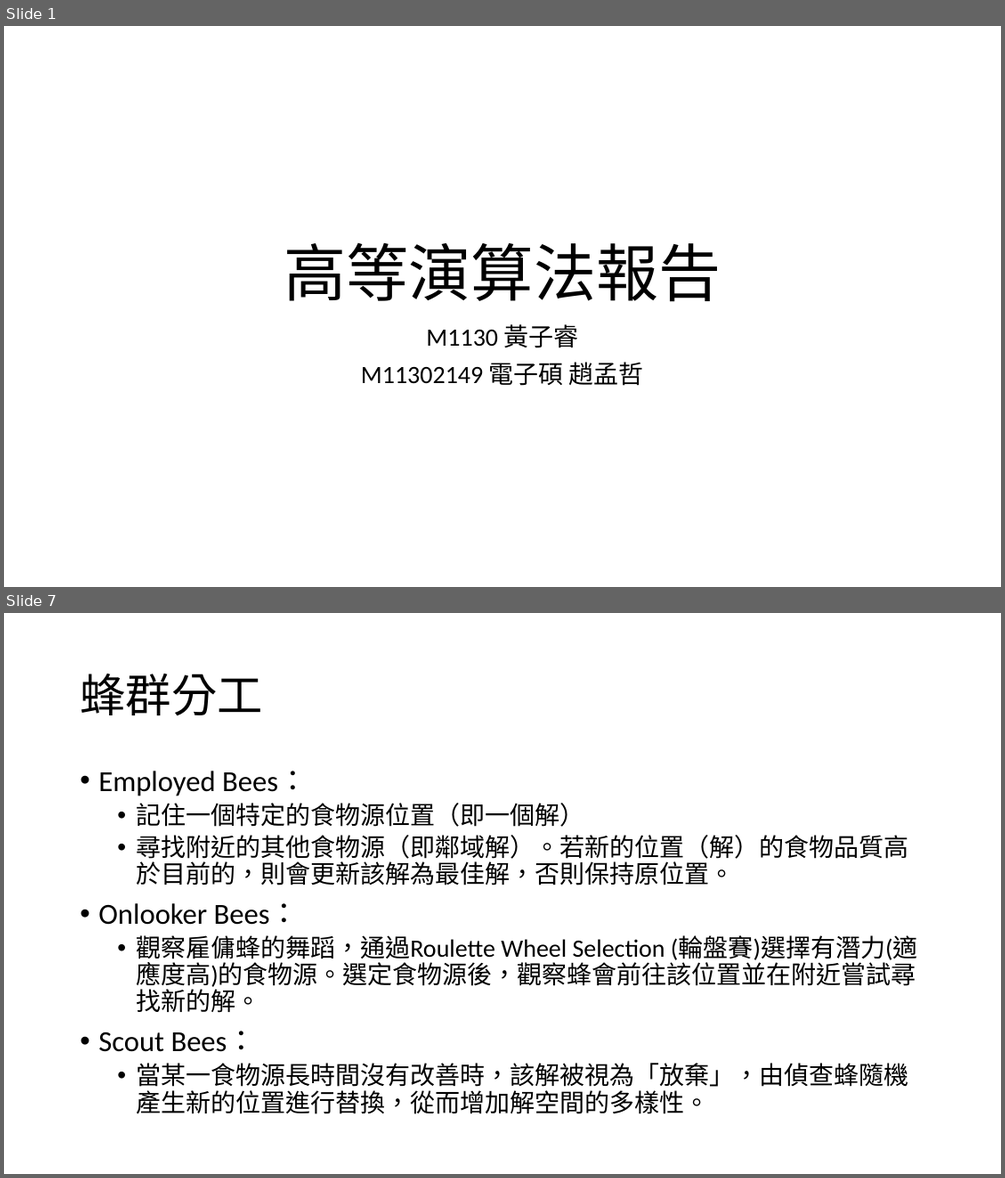
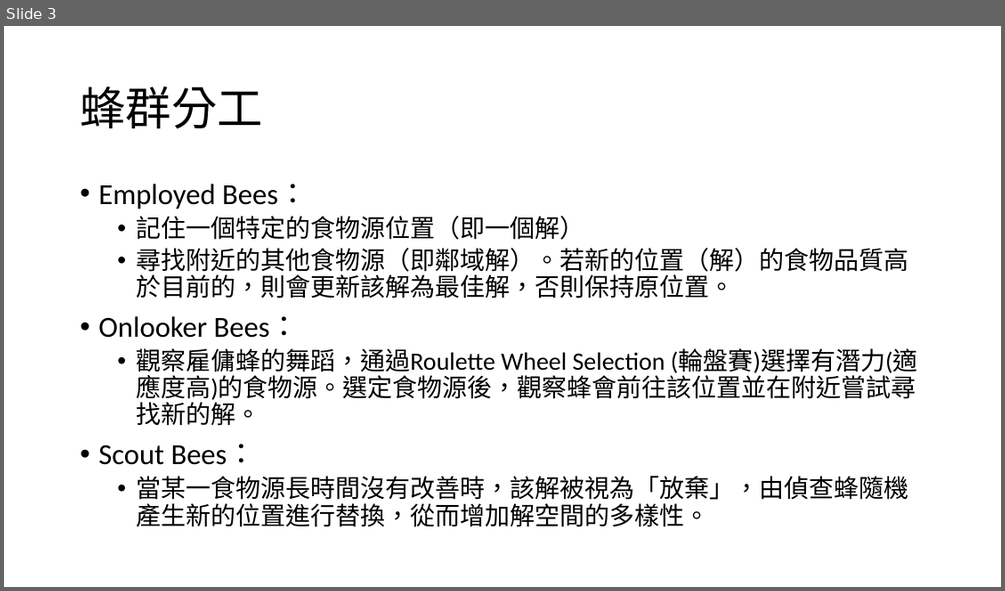
Before and after one commit to dreamakerChao/algorithm_final, a slide deck: 高等演算法報告.pptx. Shown one above the other, each under a label of ours: slides 1 and 7 before the commit, slide 3 after it; the slides between them are not shown. The pictures are 1005x1178 and 1005x591 pixels, drawn with LibreOffice and Linux fonts; fonts in the diff are those of the drawing. Boxes give left, top, right and bottom in pixels: in the first picture for what was removed or moved away, otherwise in the second. Text is boxed around its words. In the diff, an @@ line names an element or a change of style, - is before the commit and + after.

```diff
--- a/高等演算法報告.pptx
+++ b/高等演算法報告.pptx
@@ slide 1 removed at (4,26,1001,587), background #FFFFFF @@
@@ title removed at (284,243,720,302) @@
-高等演算法報告
@@ subtitle removed at (361,324,644,386) @@
-M1130 黃子睿
-M11302149 電子碩 趙孟哲
@@ what was slide 7 is now slide 3 @@
```
Also in this commit, not shown: 3 slides changed, 2 slides added, 5 other slides removed, 2 other files.
